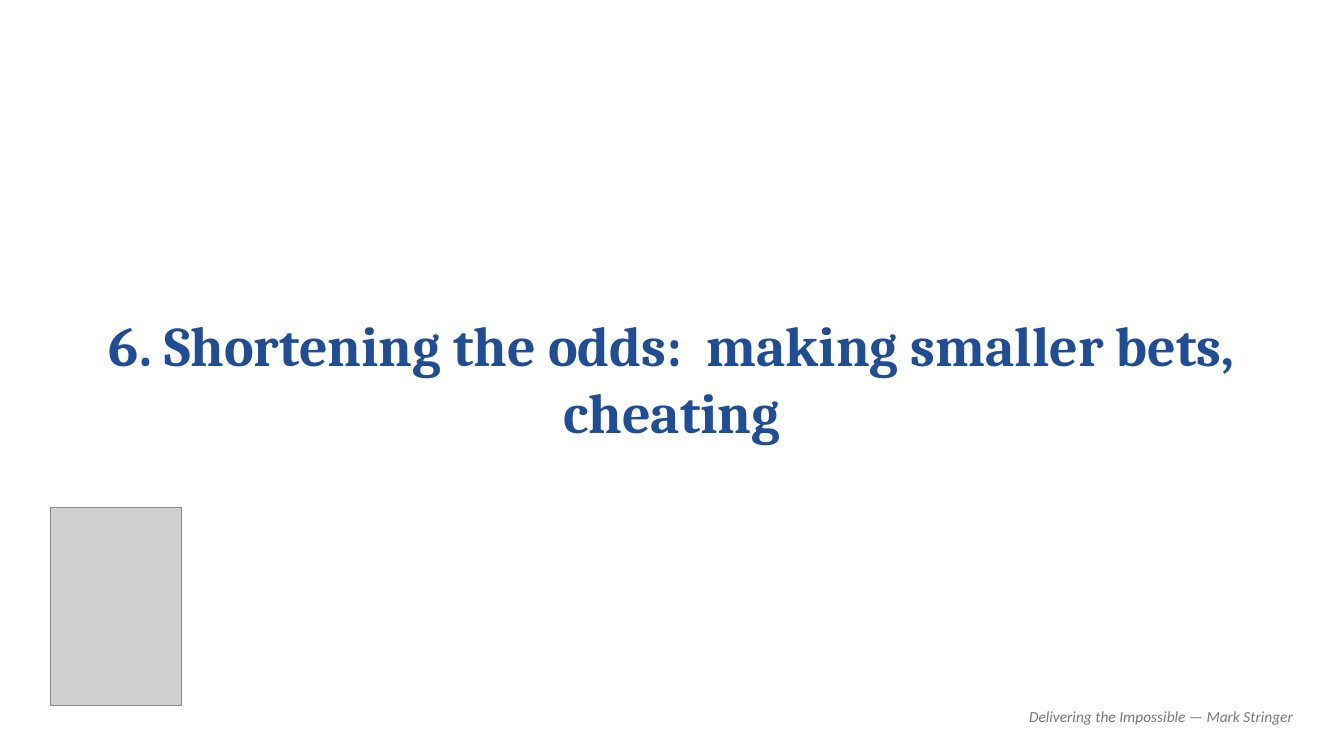
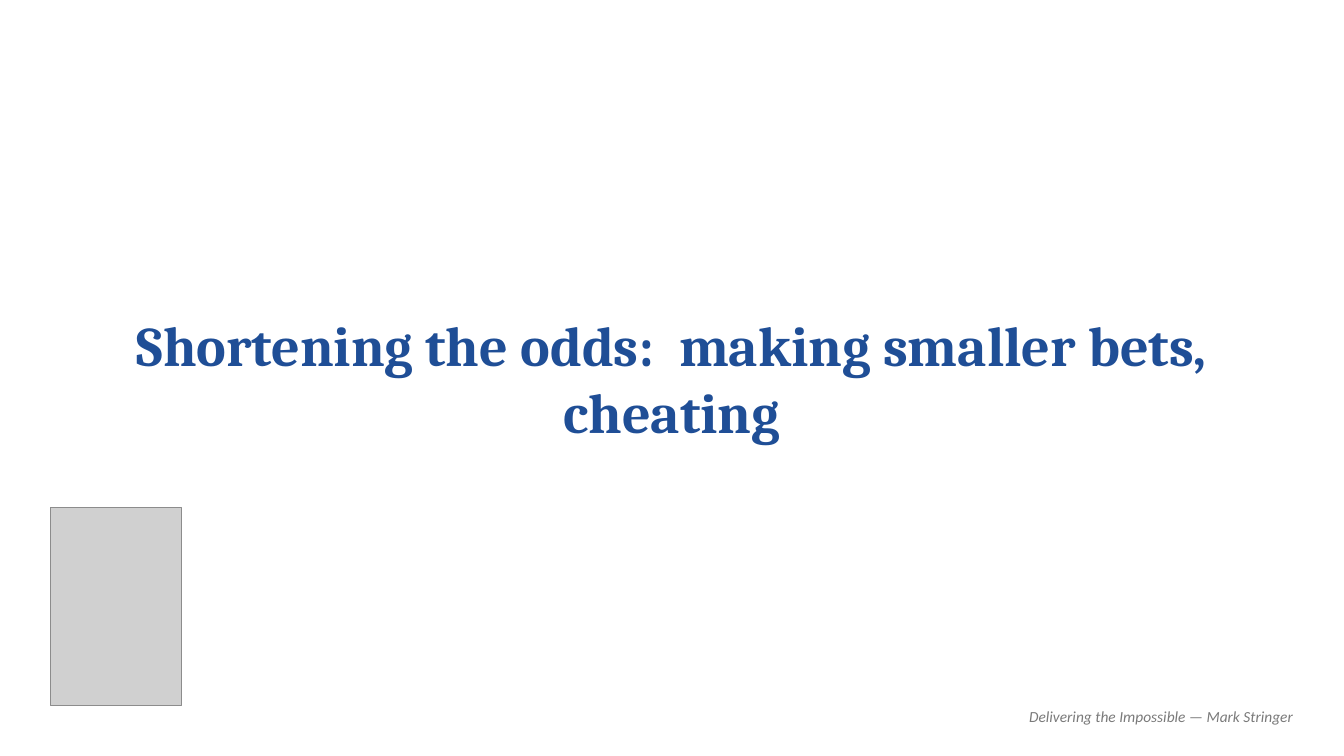
Before and after one commit to MarkStringer/MarketingControlPlane, a slide deck: slide 4 of templates/book-cover-slide-template.pptx. Drawn at 1344x756 pixels with LibreOffice and Linux fonts; fonts in the diff are those of the drawing; grey boxes stand for pictures. Boxes give left, top, right and bottom in pixels: in the first picture for what was removed or moved away, otherwise in the second. Text is boxed around its words. In the diff, an @@ line names an element or a change of style, - is before the commit and + after.

```diff
--- a/templates/book-cover-slide-template.pptx
+++ b/templates/book-cover-slide-template.pptx
@@ text at <box>137,327,1207,446</box>: text changed @@
-6. Shortening the odds: making smaller bets, cheating
+Shortening the odds: making smaller bets, cheating
```
Also in this commit, not shown: 9 other slides changed, 1 slide added.
